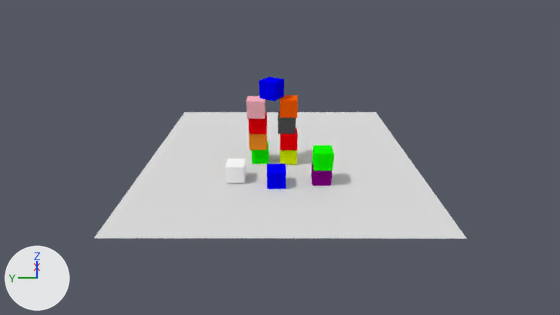
A saved change to the Blender file blender_project/blocks_world.blend.
Camera for both pictures: the file's camera 'Camera'. Every picture has the same lights, and +X, +Y and +Z are marked at lower left.

In view in the first picture: 'black_cube', 'blue_cube', 'blue_cube.001', 'brown_cube', 'gray_cube', 'green_cube', 'green_cube.001', 'orange_cube', 'pink_cube', 'plane', 'purple_cube', 'red_cube', 'red_cube.001', 'yellow_cube'.
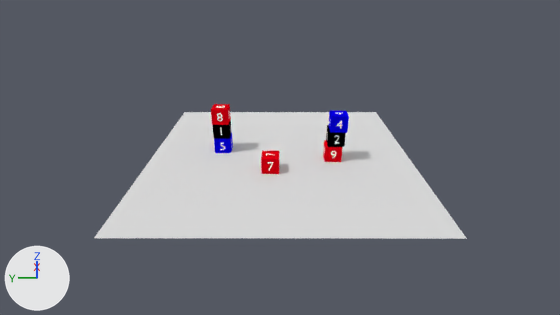
Where the change shows, as pixel boxes [x1, y1, x2, y2] in the pictures (560 x 315 px):
'green_cube.001', deleted
    before: [312, 145, 334, 171]
'blue_cube', deleted (blue)
    before: [259, 77, 284, 101]
'gray_cube', deleted
    before: [225, 159, 246, 183]
'blue_cube.001', deleted (blue)
    before: [267, 164, 286, 189]
'Cube.002', added (blue)
    after: [329, 110, 349, 133]
'pink_cube', deleted
    before: [246, 96, 266, 119]
'Cube.004', added (red)
    after: [261, 151, 279, 174]
'orange_cube', deleted
    before: [280, 95, 298, 118]
'Cube.005', added
    after: [211, 104, 231, 125]
'purple_cube', deleted
    before: [311, 163, 332, 186]
'black_cube', deleted
    before: [278, 112, 296, 134]
'red_cube', deleted
    before: [280, 128, 298, 150]
'Cube.006', added
    after: [323, 140, 342, 162]
'brown_cube', deleted
    before: [249, 134, 267, 150]
'red_cube.001', deleted
    before: [248, 112, 267, 134]
'Cube.001', added
    after: [326, 125, 345, 147]
'Cube.003', added
    after: [214, 133, 233, 153]
'green_cube', deleted
    before: [252, 142, 269, 164]
'Cube', added
    after: [213, 119, 231, 139]
'yellow_cube', deleted
    before: [280, 150, 297, 164]

What changed in the scene script:
```text
Remove ob_green_cube_001:
    ob_green_cube_001 = bpy.data.objects.new('green_cube.001', me_cube_014)
Remove ob_blue_cube_001:
    ob_blue_cube_001 = bpy.data.objects.new('blue_cube.001', me_cube_013)
Remove ob_red_cube_001:
    ob_red_cube_001 = bpy.data.objects.new('red_cube.001', me_cube_012)
Remove ob_pink_cube:
    ob_pink_cube = bpy.data.objects.new('pink_cube', me_cube_011)
Remove ob_orange_cube:
    ob_orange_cube = bpy.data.objects.new('orange_cube', me_cube_008)
Remove ob_gray_cube:
    ob_gray_cube = bpy.data.objects.new('gray_cube', me_cube)
Remove ob_red_cube:
    ob_red_cube = bpy.data.objects.new('red_cube', me_cube_005)
Remove ob_blue_cube:
    ob_blue_cube = bpy.data.objects.new('blue_cube', me_cube_007)
Remove ob_brown_cube:
    ob_brown_cube = bpy.data.objects.new('brown_cube', me_cube_004)
Remove ob_purple_cube:
    ob_purple_cube = bpy.data.objects.new('purple_cube', me_cube_003)
Remove ob_yellow_cube:
    ob_yellow_cube = bpy.data.objects.new('yellow_cube', me_cube_002)
Remove ob_green_cube:
    ob_green_cube = bpy.data.objects.new('green_cube', me_cube_001)
Remove ob_black_cube:
    ob_black_cube = bpy.data.objects.new('black_cube', me_cube_009)
Add ob_cube_006:
    ob_cube_006 = bpy.data.objects.new('Cube.006', me_cube_019)  # 1604 vertices, 2400 faces; spans x -1.0..1.01, y -1.0..1.01, z -1.0..1.0; in mat_material_023 (red #df0010), mat_material_024 (white #ffffff)
    ob_cube_006.location = (-0.46, -3.25, 0.51)
    ob_cube_006.rotation_euler = (-3.142, 0.0127, 3.122)  # degrees (-180, 0.7, 179)
    ob_cube_006.scale = (0.5, 0.5, 0.5)
Add ob_cube_005:
    ob_cube_005 = bpy.data.objects.new('Cube.005', me_cube_018)  # 2312 vertices, 3486 faces; spans x -1.01..1.01, y -1.0..1.0, z -1.01..1.0; in mat_material_021 (red #df0010), mat_material_022 (white #ffffff)
    ob_cube_005.location = (0.75, 3.71, 2.46)
    ob_cube_005.rotation_euler = (-3.142, 0.0127, 3.122)  # degrees (-180, 0.7, 179)
    ob_cube_005.scale = (0.5, 0.5, 0.5)
Add ob_cube_004:
    ob_cube_004 = bpy.data.objects.new('Cube.004', me_cube_017)  # 80 vertices, 90 faces; spans x -1.01..1.01, y -1.0..1.01, z -1.0..1.01; in mat_material_019 (red #df0010), mat_material_020 (white #ffffff)
    ob_cube_004.location = (-1.96, 0.56, 0.51)
    ob_cube_004.rotation_euler = (-3.142, 0.0127, 3.122)  # degrees (-180, 0.7, 179)
    ob_cube_004.scale = (0.5, 0.5, 0.5)
Add ob_cube_003:
    ob_cube_003 = bpy.data.objects.new('Cube.003', me_cube_016)  # 944 vertices, 1386 faces; spans x -1.01..1.01, y -1.01..1.01, z -1.01..1.0; in mat_material_017 (blue #0300df), mat_material_018 (white #ffffff)
    ob_cube_003.location = (0.78, 3.69, 0.49)
    ob_cube_003.rotation_euler = (-3.142, 0.0127, 3.122)  # degrees (-180, 0.7, 179)
    ob_cube_003.scale = (0.5, 0.5, 0.5)
Add ob_cube_002:
    ob_cube_002 = bpy.data.objects.new('Cube.002', me_cube_015)  # 203 vertices, 291 faces; spans x -1.01..1.01, y -1.01..1.0, z -1.0..1.0; in mat_material_015 (blue #0300df), mat_material_016 (white #ffffff)
    ob_cube_002.location = (-0.55, -3.44, 2.5)
    ob_cube_002.rotation_euler = (-3.142, 0.0127, 3.122)  # degrees (-180, 0.7, 179)
    ob_cube_002.scale = (0.5, 0.5, 0.5)
Add ob_cube_001:
    ob_cube_001 = bpy.data.objects.new('Cube.001', me_cube_010)  # 1432 vertices, 1940 faces; spans x -1.01..1.01, y -1.01..1.01, z -1.01..1.0; in mat_material_013 (black #000000), mat_material_014 (white #ffffff)
    ob_cube_001.location = (-0.43, -3.37, 1.5)
    ob_cube_001.rotation_euler = (-3.153, -0.000229, -0.0199)  # degrees (-181, 0, -1.1)
    ob_cube_001.scale = (0.5, 0.5, 0.5)
Add ob_cube:
    ob_cube = bpy.data.objects.new('Cube', me_cube_006)  # 60 vertices, 58 faces; spans x -1.0..1.02, y -1.02..1.01, z -1.01..1.01; in mat_material (black #000000), mat_material_010 (white #ffffff)
    ob_cube.location = (0.86, 3.72, 1.49)
    ob_cube.scale = (0.5, 0.5, 0.5)
```
